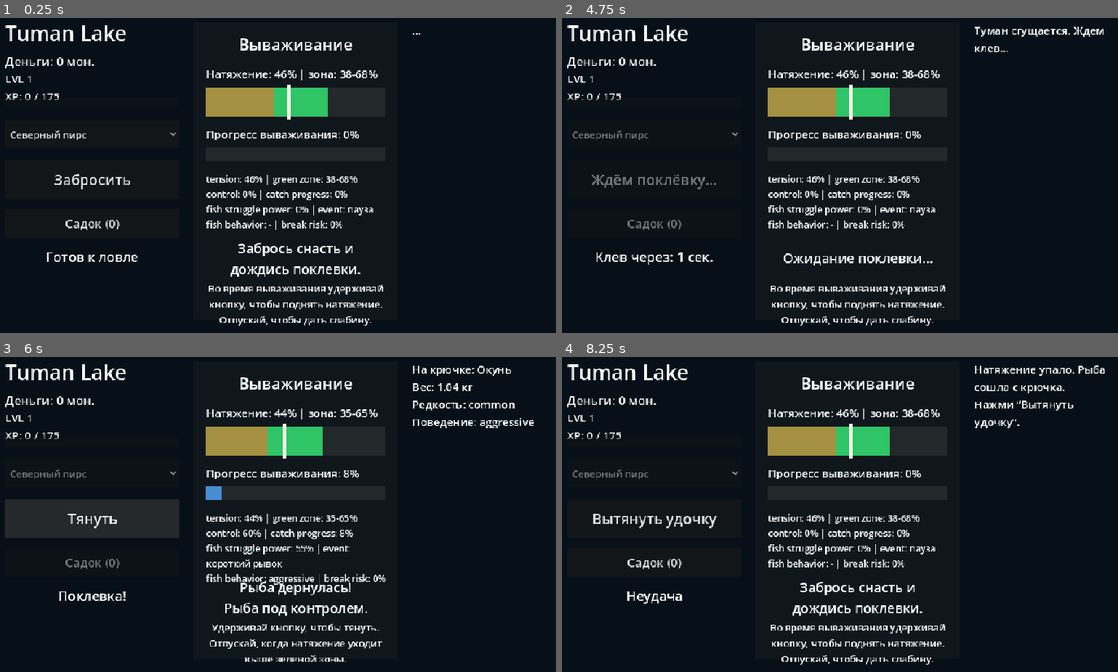
Above: before the commit, frames 1-4 (two rows, left to right).
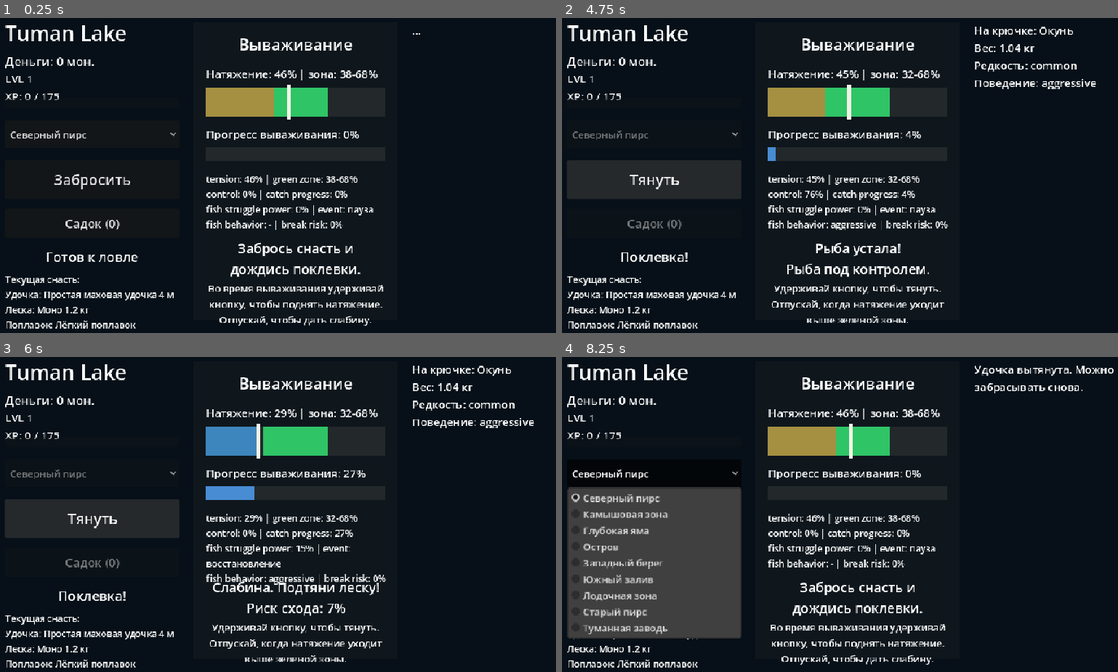
Above: after the commit, the same moments.

Repository: GaggerStudioIL/TumanLake
Game: Godot game, scene res://scenes/main/Main.tscn
The game is run twice, just before and just after one commit, with the same random seed, the same clock (stepped at 60 frames per second) and the same inputs.
Inputs (mouse positions are in pixels of both pictures, inside the frame that each line leads up to):
- Up to frame 1 (0.25 s): no input
- Up to frame 2 (4.75 s): click "Забросить" at 0.5 s; tap Enter at 1.25, 3.5 s; tap Space at 2, 4.25 s
- Up to frame 3 (6 s): click (94, 517) at 5 s, where only the run after the commit has a clickable "Тянуть"; click "Тянуть" at 5.75 s
- Up to frame 4 (8.25 s): click "Тянуть" at 6.5 s; click "Тянуть" (after the commit: "Вытянуть удочку") at 7.25 s; click (656, 473) at 8 s, where only the run after the commit has a clickable "Северный пирс"

The runs differ from the first frame. In frame 1, 1.0% of the frame differs, in the area x 0-32%, y 82-99%; in frame 2, 9.2%; in frame 3, 4.1%; in frame 4, 17%, in the area x 0-100%, y 2-99%.

Commit message:
Add pole tackle MVP

Diff:
--- a/scenes/main/Main.tscn
+++ b/scenes/main/Main.tscn
@@ -71,6 +71,14 @@
 offset_bottom = 23.0
 text = "Готов к ловле"
 
+[node name="TackleLabel" type="Label" parent="."]
+layout_mode = 0
+offset_right = 220.0
+offset_bottom = 86.0
+theme_override_font_sizes/font_size = 15
+text = "Текущая снасть:"
+autowrap_mode = 3
+
 [node name="ResultLabel" type="Label" parent="." unique_id=1085324261]
 layout_mode = 0
 offset_right = 40.0
--- a/scripts/data/PlayerData.gd
+++ b/scripts/data/PlayerData.gd
@@ -7,6 +7,42 @@
 var current_spot: String = "north_pier"
 var unlocked_spots: Array = ["north_pier"]
 var upgrades: Array = []
+var current_tackle: Dictionary = {
+	"rod": {
+		"id": "simple_pole_rod_4m",
+		"name": "Простая маховая удочка 4 м",
+		"control_bonus": 0.08,
+		"durability": 1.0,
+		"max_fish_weight": 4.0
+	},
+	"line": {
+		"id": "mono_1_2kg",
+		"name": "Моно 1.2 кг",
+		"strength": 1.2,
+		"break_resistance": 0.92,
+		"visibility_penalty": 0.08
+	},
+	"float": {
+		"id": "light_float",
+		"name": "Лёгкий поплавок",
+		"bite_detection_bonus": 0.12,
+		"stability": 0.10
+	},
+	"hook": {
+		"id": "small_hook_12",
+		"name": "Малый крючок №12",
+		"hook_size": 12,
+		"hook_success_bonus": 0.08,
+		"fish_escape_modifier": 0.92
+	},
+	"bait": {
+		"id": "worm",
+		"name": "Червь",
+		"bait_type": "worm",
+		"fish_attraction": 0.14,
+		"allowed_rarities": ["common", "uncommon", "rare"]
+	}
+}
 
 func get_xp_to_next_level(for_level: int) -> int:
 	return 100 + 50 * for_level + 25 * for_level * for_level
@@ -41,3 +77,90 @@
 		current_xp -= xp_to_next_level
 		level += 1
 		xp_to_next_level = get_xp_to_next_level(level)
+
+func get_default_tackle() -> Dictionary:
+	return {
+		"rod": {
+			"id": "simple_pole_rod_4m",
+			"name": "Простая маховая удочка 4 м",
+			"control_bonus": 0.08,
+			"durability": 1.0,
+			"max_fish_weight": 4.0
+		},
+		"line": {
+			"id": "mono_1_2kg",
+			"name": "Моно 1.2 кг",
+			"strength": 1.2,
+			"break_resistance": 0.92,
+			"visibility_penalty": 0.08
+		},
+		"float": {
+			"id": "light_float",
+			"name": "Лёгкий поплавок",
+			"bite_detection_bonus": 0.12,
+			"stability": 0.10
+		},
+		"hook": {
+			"id": "small_hook_12",
+			"name": "Малый крючок №12",
+			"hook_size": 12,
+			"hook_success_bonus": 0.08,
+			"fish_escape_modifier": 0.92
+		},
+		"bait": {
+			"id": "worm",
+			"name": "Червь",
+			"bait_type": "worm",
+			"fish_attraction": 0.14,
+			"allowed_rarities": ["common", "uncommon", "rare"]
+		}
+	}
+
+func set_current_tackle(saved_tackle: Dictionary) -> void:
+	var default_tackle := get_default_tackle()
+	current_tackle = default_tackle.duplicate(true)
+
+	for slot in ["rod", "line", "float", "hook", "bait"]:
+		if not saved_tackle.has(slot):
+			continue
+
+		var saved_component = saved_tackle[slot]
+		if typeof(saved_component) != TYPE_DICTIONARY:
+			continue
+
+		var merged_component: Dictionary = current_tackle[slot].duplicate(true)
+		merged_component.merge(saved_component, true)
+		current_tackle[slot] = merged_component
+
+func get_tackle_stats() -> Dictionary:
+	var rod: Dictionary = current_tackle.get("rod", {})
+	var line: Dictionary = current_tackle.get("line", {})
+	var float_part: Dictionary = current_tackle.get("float", {})
+	var hook: Dictionary = current_tackle.get("hook", {})
+	var bait: Dictionary = current_tackle.get("bait", {})
+
+	return {
+		"control_bonus": float(rod.get("control_bonus", 0.0)),
+		"durability": float(rod.get("durability", 1.0)),
+		"max_fish_weight": float(rod.get("max_fish_weight", 1.0)),
+		"line_strength": float(line.get("strength", 1.0)),
+		"break_resistance": float(line.get("break_resistance", 1.0)),
+		"visibility_penalty": float(line.get("visibility_penalty", 0.0)),
+		"bite_detection_bonus": float(float_part.get("bite_detection_bonus", 0.0)),
+		"stability": float(float_part.get("stability", 0.0)),
+		"hook_size": int(hook.get("hook_size", 12)),
+		"hook_success_bonus": float(hook.get("hook_success_bonus", 0.0)),
+		"fish_escape_modifier": float(hook.get("fish_escape_modifier", 1.0)),
+		"bait_type": str(bait.get("bait_type", "worm")),
+		"fish_attraction": float(bait.get("fish_attraction", 0.0)),
+		"allowed_rarities": bait.get("allowed_rarities", [])
+	}
+
+func get_tackle_text() -> String:
+	return "Текущая снасть:\nУдочка: %s\nЛеска: %s\nПоплавок: %s\nКрючок: %s\nНаживка: %s" % [
+		current_tackle.get("rod", {}).get("name", "-"),
+		current_tackle.get("line", {}).get("name", "-"),
+		current_tackle.get("float", {}).get("name", "-"),
+		current_tackle.get("hook", {}).get("name", "-"),
+		current_tackle.get("bait", {}).get("name", "-")
+	]
--- a/scripts/managers/FishingManager.gd
+++ b/scripts/managers/FishingManager.gd
@@ -21,6 +21,7 @@
 var _green_min: float = 0.38
 var _green_max: float = 0.68
 var _difficulty: float = 1.0
+var _tackle_stats: Dictionary = {}
 var _fish_force: float = 0.0
 var _target_fish_force: float = 0.0
 var _struggle_power: float = 0.0
@@ -60,16 +61,34 @@
 	is_fishing = true
 	is_reeling = false
 	_reel_input_active = false
-
-	var seconds: int = randi_range(3, 7)
+	_tackle_stats = PlayerData.get_tackle_stats()
+
+	var bite_speed: float = clamp(
+		1.0 + float(_tackle_stats.get("bite_detection_bonus", 0.0)) + float(_tackle_stats.get("fish_attraction", 0.0)) - float(_tackle_stats.get("visibility_penalty", 0.0)),
+		0.65,
+		1.45
+	)
+	var seconds: int = clamp(roundi(float(randi_range(3, 7)) / bite_speed), 2, 8)
 	fishing_started.emit(seconds)
 
 	for time_left in range(seconds, 0, -1):
 		fishing_tick.emit(time_left)
 		await get_tree().create_timer(1.0).timeout
 
+	var available_fish: Array = _get_tackle_available_fish(spot["available_fish"])
+	var bite_chance: float = clamp(
+		0.72 + float(_tackle_stats.get("bite_detection_bonus", 0.0)) + float(_tackle_stats.get("fish_attraction", 0.0)) + float(_tackle_stats.get("hook_success_bonus", 0.0)) - float(_tackle_stats.get("visibility_penalty", 0.0)),
+		0.30,
+		0.98
+	)
+
+	if randf() > bite_chance:
+		is_fishing = false
+		fishing_failed.emit("Поклёвки не было. Попробуй другой темп или наживку.")
+		return
+
 	var fish_id: String = FishDatabase.get_random_fish_id(
-		spot["available_fish"],
+		available_fish,
 		spot["rare_chance_modifier"]
 	)
 
@@ -77,6 +96,32 @@
 	catch_data["spot_name"] = spot["name"]
 
 	_start_reeling(catch_data)
+
+func _get_tackle_available_fish(spot_fish: Array) -> Array:
+	var filtered_fish: Array = []
+	var allowed_rarities: Array = _tackle_stats.get("allowed_rarities", [])
+	var max_fish_weight: float = float(_tackle_stats.get("max_fish_weight", 1.0))
+	var line_strength: float = float(_tackle_stats.get("line_strength", 1.0))
+	var tackle_weight_limit: float = max(max_fish_weight * 1.25, line_strength * 4.0)
+
+	for fish_id in spot_fish:
+		var fish: Dictionary = FishDatabase.get_fish(str(fish_id))
+		if fish.is_empty():
+			continue
+
+		var rarity: String = str(fish.get("rarity", "common"))
+		if not allowed_rarities.is_empty() and not allowed_rarities.has(rarity):
+			continue
+
+		if float(fish.get("min_weight", 0.0)) > tackle_weight_limit:
+			continue
+
+		filtered_fish.append(fish_id)
+
+	if filtered_fish.is_empty():
+		return spot_fish
+
+	return filtered_fish
 
 func set_reel_input(active: bool) -> void:
 	_reel_input_active = active and is_reeling
@@ -101,6 +146,7 @@
 	_current_catch = catch_data
 	is_reeling = true
 	_reel_input_active = false
+	_tackle_stats = PlayerData.get_tackle_stats()
 
 	var fish: Dictionary = FishDatabase.get_fish(str(catch_data["id"]))
 	var rarity: String = str(catch_data.get("rarity", "common"))
@@ -112,8 +158,12 @@
 	var max_weight: float = float(fish.get("max_weight", catch_data["weight"]))
 	var weight_span: float = max(max_weight - min_weight, 0.01)
 	var weight_ratio: float = clamp((float(catch_data["weight"]) - min_weight) / weight_span, 0.0, 1.0)
-
-	_difficulty = clamp(rarity_factor + weight_ratio * 0.55, 0.85, 2.35)
+	var catch_weight: float = float(catch_data.get("weight", 0.0))
+	var rod_capacity_ratio: float = catch_weight / max(float(_tackle_stats.get("max_fish_weight", 1.0)), 0.1)
+	var line_capacity_ratio: float = catch_weight / max(float(_tackle_stats.get("line_strength", 1.0)), 0.1)
+	var overload_penalty: float = max(max(rod_capacity_ratio - 1.0, 0.0), max(line_capacity_ratio - 1.0, 0.0) * 0.42)
+
+	_difficulty = clamp(rarity_factor + weight_ratio * 0.55 + overload_penalty * 0.25, 0.85, 2.85)
 	_catch_progress = 0.0
 	_control_value = 0.0
 	_fish_force = 0.0
@@ -132,7 +182,9 @@
 	_player_force = 0.0
 
 	var green_width: float = clamp(
-		(0.36 - (_difficulty - 1.0) * 0.075) * float(tuning["green_width"]),
+		(0.36 - (_difficulty - 1.0) * 0.075)
+		* float(tuning["green_width"])
+		* (1.0 + float(_tackle_stats.get("control_bonus", 0.0)) + float(_tackle_stats.get("stability", 0.0))),
 		0.16,
 		0.38
 	)
@@ -141,10 +193,12 @@
 	_green_max = clamp(green_center + green_width * 0.5, _green_min + 0.11, 0.88)
 	_tension = clamp((_green_min + _green_max) * 0.5 - 0.04, 0.18, 0.82)
 
-	_high_fail_limit = clamp(1.30 / (_difficulty * float(tuning["danger"])), 0.52, 1.45)
-	_low_fail_limit = clamp(1.52 / (_difficulty * float(tuning["danger"])), 0.62, 1.65)
+	var break_safety: float = float(_tackle_stats.get("break_resistance", 1.0)) * float(_tackle_stats.get("durability", 1.0))
+	var escape_safety: float = (1.0 / max(float(_tackle_stats.get("fish_escape_modifier", 1.0)), 0.2)) + float(_tackle_stats.get("hook_success_bonus", 0.0))
+	_high_fail_limit = clamp((1.30 * break_safety) / (_difficulty * float(tuning["danger"]) * (1.0 + overload_penalty * 0.45)), 0.42, 1.55)
+	_low_fail_limit = clamp((1.52 * escape_safety) / (_difficulty * float(tuning["danger"])), 0.62, 1.85)
 	_target_progress_time = clamp(
-		(4.9 + _difficulty * 1.85) * float(tuning["progress_time"]),
+		(4.9 + _difficulty * 1.85) * float(tuning["progress_time"]) / (1.0 + float(_tackle_stats.get("control_bonus", 0.0)) + float(_tackle_stats.get("hook_success_bonus", 0.0))),
 		5.5,
 		12.5
 	)
@@ -355,7 +409,10 @@
 
 	var severity: float = inverse_lerp(0.94, 1.0, _tension)
 	var force_bonus: float = clamp(_struggle_power * 0.35, 0.0, 0.35)
-	_critical_break_risk = clamp((0.10 + severity * 0.55) * _difficulty + force_bonus, 0.0, 1.0)
+	var catch_weight: float = float(_current_catch.get("weight", 0.0))
+	var line_pressure: float = catch_weight / max(float(_tackle_stats.get("line_strength", 1.0)), 0.1)
+	var break_safety: float = max(float(_tackle_stats.get("break_resistance", 1.0)) * float(_tackle_stats.get("durability", 1.0)), 0.1)
+	_critical_break_risk = clamp(((0.10 + severity * 0.55) * _difficulty + force_bonus) * max(line_pressure, 0.75) / break_safety, 0.0, 1.0)
 	_feedback_message = "Осторожно, обрыв!"
 
 	if randf() < _critical_break_risk * 0.32 * delta:
--- a/scripts/managers/SaveManager.gd
+++ b/scripts/managers/SaveManager.gd
@@ -12,6 +12,7 @@
 		"current_spot": PlayerData.current_spot,
 		"unlocked_spots": PlayerData.unlocked_spots,
 		"upgrades": PlayerData.upgrades,
+		"current_tackle": PlayerData.current_tackle,
 		"inventory": InventoryManager.inventory,
 		"max_items": InventoryManager.max_items
 	}
@@ -60,6 +61,7 @@
 	PlayerData.current_spot = str(save_data.get("current_spot", "north_pier"))
 	PlayerData.unlocked_spots = save_data.get("unlocked_spots", ["north_pier"])
 	PlayerData.upgrades = save_data.get("upgrades", [])
+	PlayerData.set_current_tackle(save_data.get("current_tackle", {}))
 
 	InventoryManager.inventory = save_data.get("inventory", [])
 	InventoryManager.max_items = int(save_data.get("max_items", 20))
--- a/scripts/ui/Main.gd
+++ b/scripts/ui/Main.gd
@@ -9,6 +9,7 @@
 @onready var fish_button: Button = $FishButton
 @onready var basket_button: Button = $BasketButton
 @onready var timer_label: Label = $TimerLabel
+@onready var tackle_label: Label = $TackleLabel
 @onready var result_label: Label = $ResultLabel
 @onready var reeling_panel: ColorRect = $ReelingPanel
 @onready var fight_title_label: Label = $ReelingPanel/FightTitleLabel
@@ -90,6 +91,7 @@
 		fish_button,
 		basket_button,
 		timer_label,
+		tackle_label,
 		result_label,
 		reeling_panel,
 		basket_panel
@@ -150,6 +152,11 @@
 	timer_label.horizontal_alignment = HORIZONTAL_ALIGNMENT_CENTER
 	timer_label.add_theme_font_size_override("font_size", 22)
 
+	tackle_label.position = Vector2(margin, 438)
+	tackle_label.size = Vector2(left_width, max(content_height - 414.0, 60.0))
+	tackle_label.autowrap_mode = TextServer.AUTOWRAP_WORD_SMART
+	tackle_label.add_theme_font_size_override("font_size", 15)
+
 	result_label.position = Vector2(right_x, margin)
 	result_label.size = Vector2(right_width, content_height)
 	result_label.autowrap_mode = TextServer.AUTOWRAP_WORD_SMART
@@ -269,6 +276,7 @@
 
 func _update_ui() -> void:
 	money_label.text = "Деньги: %d мон." % PlayerData.money
+	tackle_label.text = PlayerData.get_tackle_text()
 	level_label.text = "LVL %d\nXP: %d / %d" % [
 		PlayerData.level,
 		PlayerData.current_xp,
